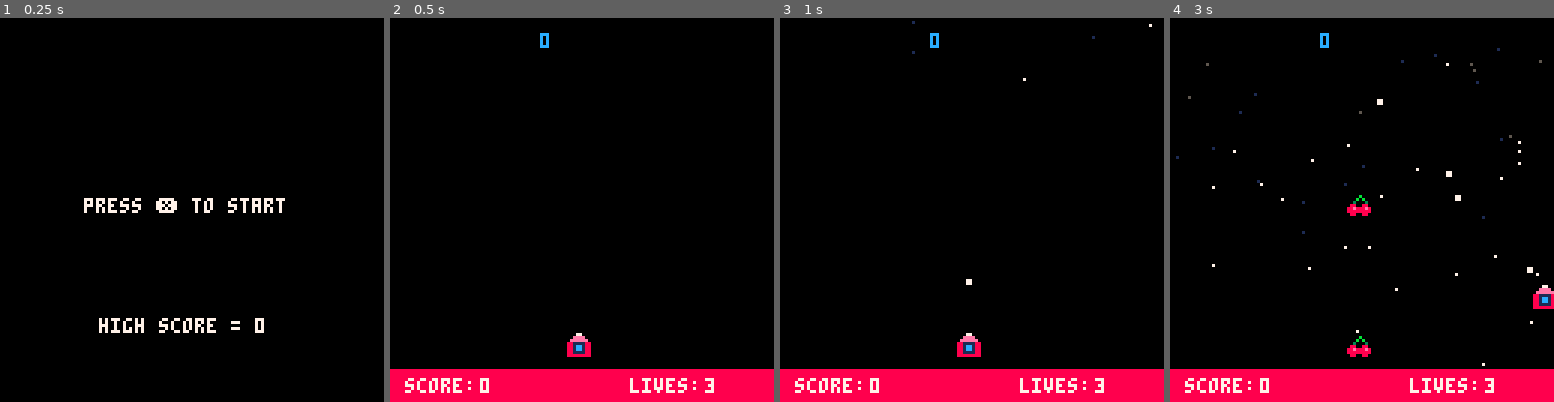
Above: before the commit, frames 1-4 (left to right).
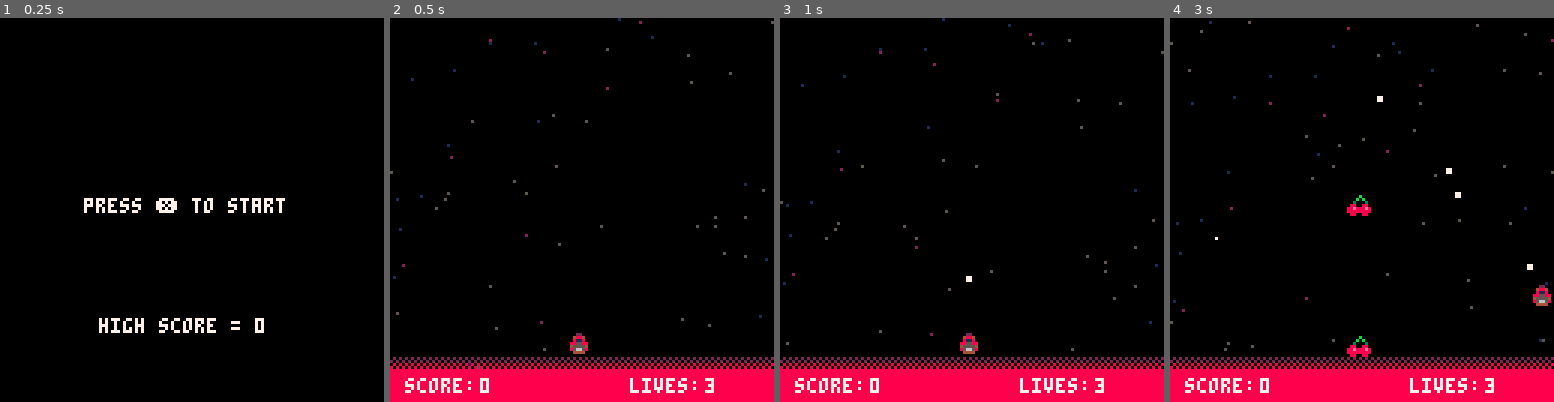
Above: after the commit, the same moments.

Repository: kris-pearman/Space-Fluff
Game: PICO-8 cartridge game.p8
Same seed, same stepped clock (60 frames per second), same inputs: the game is played once before the commit and once after it.
Inputs:
- Up to frame 1 (0.25 s): no input
- Up to frame 2 (0.5 s): tap X (X key) at 0.33 s
- Up to frame 3 (1 s): tap O (Z key) at 0.7 s
- Up to frame 4 (3 s): tap X (X key) at 1.07, 1.85, 2.97 s; hold Right 1.6-2.1 s; tap O (Z key) every 0.4 s from 1.7 to 2.9 s; hold Up 2.15-2.42 s; hold Right from 2.47 s (still down)

Frame 1 is identical in both runs. In frame 2, 2.3% of the frame differs, in the area x 0-100%, y 0-92%; in frame 3, 2.3%; in frame 4, 2.7%.

Commit message:
Bug fixes, refactored star code and made it more flexible with additional layers. New sprites and music added.

Diff:
--- a/game.p8
+++ b/game.p8
@@ -35,21 +35,25 @@
     background_tile_2_offset = 0
     enemy_bullets = {}
     invuln_timer = 0
-
-    for i=1,256 do
+    explosions = {}
+
+    for i=1,100 do
         local background_star = {}
-        background_star.x = flr(rnd(256)) - 128
-        background_star.y = i%24*10-10
-        background_star.speed = flr(rnd(2))+1
-        -- if background_star.speed == 1 then
-        --     background_star.color = white
-        -- else
-        --     if background_star.speed == 2 then
-        --         background_star.color = dark_blue
-        --     else
-        --         background_star.color = dark_gray
-        --     end
-        -- end
+        background_star.x = flr(rnd(128))
+        background_star.y = flr(rnd(200))-72
+
+        star_color_rnd = flr(rnd(40))+1
+        if (star_color_rnd >= 1 and star_color_rnd<=16) then
+            background_star.color = dark_blue
+        elseif (star_color_rnd >16 and star_color_rnd<=18) then
+            background_star.color = dark_purple
+        elseif (star_color_rnd >18 and star_color_rnd<=39) then
+            background_star.color = dark_gray
+        else
+            background_star.color = white
+        end
+
+        set_star_speed(background_star)
         add(background_array, background_star)
     end
 end
@@ -80,6 +84,7 @@
             if player.lives < 1 then
                 game_state = "game over"
                 cur_frame = 0
+                music(-1)
                 if (player.score > hi_score) then
                     hi_score = player.score
                 end
@@ -91,6 +96,9 @@
             game_state = "title"
         end
         cur_frame += 1
+        if btnp(fire2) then
+            game_state = "title"
+        end
     end
 end
 
@@ -107,16 +115,16 @@
             draw_bullets()
             draw_powerup()
             draw_enemies()
+            draw_explosions()
             --KEEP THIS LAST. THAT MEANS YOU KRIS.
             draw_hud()
         else
             if game_state == "game over" then
                 draw_game_over()
-            end
-            print(cur_frame,5,5,white)
-
-        end
-        print(invuln_timer,50,5,blue)
+
+
+            end
+        end
     end
 end
 
@@ -159,7 +167,7 @@
 function check_game_started()
     if btnp(fire2) then
         game_state = "gameplay"
-        music(-1)
+        music(0)
         init_session()
     end
 end
@@ -167,10 +175,10 @@
 function create_player_vars()
     player={}
     player.alive=true
-    player.x=59
+    player.x=60
     player.y=105
-    player.width = 7
-    player.height = 7
+    player.width = 6
+    player.height = 6
     player.score=0
     player.lives=3
     player.invulnerable = false
@@ -190,8 +198,8 @@
 
 function player_fire()
     local bullet = {}
-    bullet.x = player.x+3
-    bullet.y = player.y+1
+    bullet.x = player.x+2
+    bullet.y = player.y
     bullet.width = 2
     bullet.height = 2
     bullet.speed=1
@@ -364,12 +372,22 @@
             if (objects_have_collided(bullet, enemy)) then
                 enemy.alive = false
                 player.score += enemy.value
+                create_explosion(enemy.x,enemy.y)
                 del(bullets, bullet)
                 sfx(2)
             end
         end
     end
 end
+
+function create_explosion(x,y)
+    local explosion = {}
+    explosion.x = x
+    explosion.y = y
+    explosion.t = 0
+    add(explosions, explosion)
+end
+
 
 function enemy_projectiles()
     for enemy in all(enemies) do
@@ -424,7 +442,7 @@
     enemy_bullet.height = 2
     enemy_bullet.sprite = 7
     add(enemy_bullets, enemy_bullet)
-    sfx(0)
+
 
 end
 
@@ -437,25 +455,63 @@
     end
 end
 
+function draw_explosions ()
+    for explosion in all (explosions) do
+        if explosion.t < 10 then
+            circ(explosion.x,explosion.y,explosion.t,red)
+            circ(explosion.x,explosion.y,explosion.t-1,orange)
+            circ(explosion.x,explosion.y,explosion.t-2,yellow)
+        else
+            del(explosions, explosion)
+        end
+        explosion.t += 1
+    end
+
+end
+
 function move_background()
-        for background_star in all(background_array) do
-            if cur_frame % background_star.speed == 0 then
-                background_star.y += 1
-                if background_star.y > 128 then
-                    background_star.y = -8-flr(rnd(128))
-                    background_star.speed = flr(rnd(3)) + 1
-                    background_star.x = flr(rnd(256)) - 129
-                    if background_star.speed == 1 then
-                        background_star.color = white
-                    else
-                        if background_star.speed == 2 then
-                            background_star.color = dark_blue
-                        else
-                            background_star.color = dark_gray
-                        end
-                    end
-            end
-        end
+    for background_star in all(background_array) do
+        if cur_frame % background_star.speed == 0 then
+            background_star.y += 1
+            if background_star.y > 128 then
+                background_star.y = -8-flr(rnd(128))
+                background_star.x = flr(rnd(128))
+                set_star_speed(background_star)
+            end
+        end
+    end
+end
+
+
+function set_star_speed(background_star)
+    s_x_diff = abs(background_star.x - 64) --the higher this number = the further from center of screen the star is
+
+    if background_star.color == dark_blue then
+        if s_x_diff > 48 then
+            background_star.speed = 18
+        elseif s_x_diff > 32 then
+            background_star.speed = 16
+        else
+            background_star.speed = 14
+        end
+    elseif background_star.color == dark_purple then
+        if s_x_diff > 48 then
+            background_star.speed = 10
+        elseif s_x_diff > 32 then
+            background_star.speed = 9
+        else
+            background_star.speed = 7
+        end
+    elseif background_star.color == dark_gray then
+        if s_x_diff > 48 then
+            background_star.speed = 3
+        elseif s_x_diff > 16 then
+            background_star.speed = (2+flr(rnd(2)))
+        else
+            background_star.speed = 2
+        end
+    else
+        background_star.speed = 1
     end
 end
 
@@ -480,14 +536,14 @@
 
     function draw_player()
         if player.invulnerable == false then
-            spr(1,player.x,player.y)
+            spr(8,player.x,player.y)
         else
             if invuln_timer > 30 then
                 if invuln_timer % 4 == 0 then
-                   spr(1,player.x,player.y)
+                   spr(8,player.x,player.y)
                 end
             else
-                spr(1,player.x,player.y)
+                spr(8,player.x,player.y)
             end
         end
     end
@@ -499,6 +555,15 @@
     end
 
     function draw_hud()
+        for i=0,129 do
+            if i%2 == 0 then
+                pset(i,116,red)
+                pset(i,114,dark_purple)
+            else
+                pset(i-2,115,red)
+                pset(i-2,113,dark_purple)
+            end
+        end
         rectfill(0,117,127,128,red)
         print("score:",5,120,white)
         print(player.score,30,120,white)
@@ -507,7 +572,7 @@
     end
 
     function draw_game_over()
-        print(game_state,50,50,blue)
+        print(game_state,45,50,blue)
     end
 
 
@@ -525,13 +590,13 @@
 
     --49 to 52 = stars
 __gfx__
-00000000000770000000b000005500000088bb00009999000000b333880000000000000000000000000000000000000000000000000000000000000000000000
-0000000000eeee00000b0b000511500009993b8009777790000b3773880000000000000000000000000000000000000000000000000000000000000000000000
-000000000eeeeee000300030517c150099a999889799997900b37733000000000000000000000000000000000000000000000000000000000000000000000000
-00000000881111880880088051cc150099999988979a99790b3773b3000000000000000000000000000000000000000000000000000000000000000000000000
-00000000881cc18888e888e8051150009aa99988979a9979b3773bb3000000000000000000000000000000000000000000000000000000000000000000000000
-00000000881cc18888888888005500009aa99988979999793773bb33000000000000000000000000000000000000000000000000000000000000000000000000
-000000008811118808800880000000000999988009777790373bb3b3000000000000000000000000000000000000000000000000000000000000000000000000
+00000000000770000000b000005500000088bb00009999000000b333880000000022000000000000000000000000000000000000000000000000000000000000
+0000000000eeee00000b0b000511500009993b8009777790000b3773880000000488400000000000000000000000000000000000000000000000000000000000
+000000000eeeeee000300030517c150099a999889799997900b37733000000000811800000000000000000000000000000000000000000000000000000000000
+00000000881111880880088051cc150099999988979a99790b3773b3000000008855880000000000000000000000000000000000000000000000000000000000
+00000000881cc18888e888e8051150009aa99988979a9979b3773bb3000000004555540000000000000000000000000000000000000000000000000000000000
+00000000881cc18888888888005500009aa99988979999793773bb33000000008566580000000000000000000000000000000000000000000000000000000000
+000000008811118808800880000000000999988009777790373bb3b3000000000444400000000000000000000000000000000000000000000000000000000000
 00000000888888880000000000000000008888000099990033333333000000000000000000000000000000000000000000000000000000000000000000000000
 00000000000000000000000000000000000000000000000000000000000000000000000000000000000000000000000000000000000000000000000000000000
 00000000000000000000000000000000000000000000000000000000000000000000000000000000000000000000000000000000000000000000000000000000
Not shown, changed: the music (__music__) section of game.p8
Not shown, changed: the sound effects (__sfx__) section of game.p8
